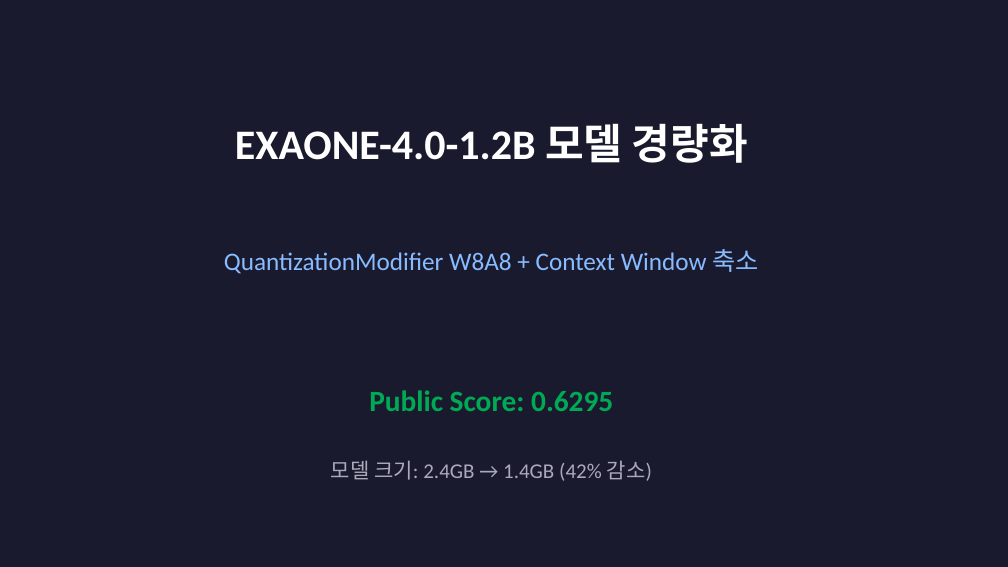
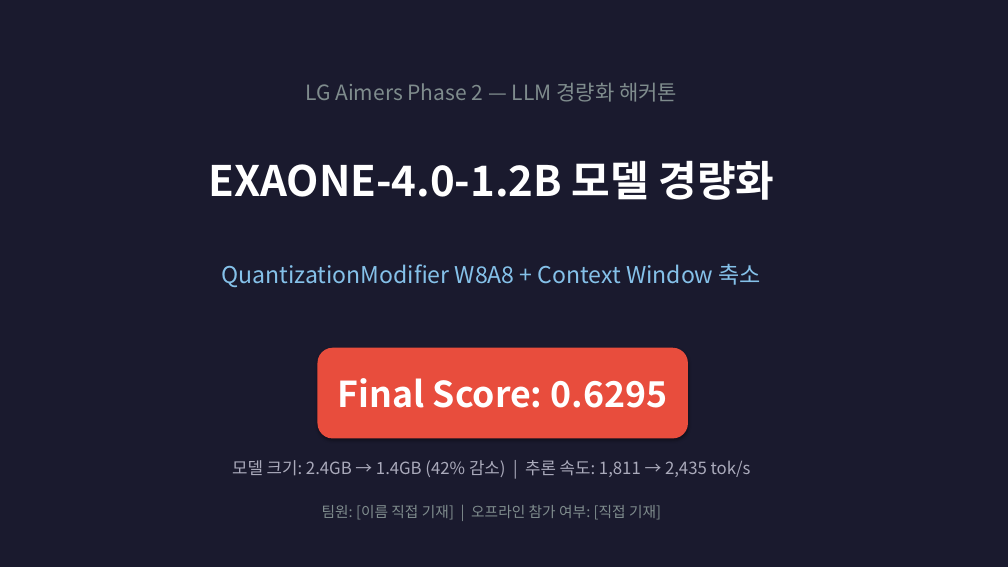
Before and after one commit to his0si/EXAONE-4.0-1.2B, a slide deck: slide 1 of submission/solution.pptx. Drawn at 1008x567 pixels with LibreOffice and Linux fonts; fonts in the diff are those of the drawing. Boxes give left, top, right and bottom in pixels: in the first picture for what was removed or moved away, otherwise in the second. Text is boxed around its words. In the diff, an @@ line names an element or a change of style, - is before the commit and + after.

```diff
--- a/submission/solution.pptx
+++ b/submission/solution.pptx
@@ text added at <box>305,82,677,102</box>, 20 pt, text #7F8C8D @@
+LG Aimers Phase 2 — LLM 경량화 해커톤
@@ text "EXAONE-4.0-1.2B 모델 경량화": place and size @@
-text "EXAONE-4.0-1.2B 모델 경량화" at <box>235,123,748,163</box>
+text "EXAONE-4.0-1.2B 모델 경량화" at <box>208,160,774,200</box>
@@ text "EXAONE-4.0-1.2B 모델 경량화" at <box>208,160,774,200</box>: font Calibri to Noto Sans CJK KR @@
@@ text "QuantizationModifier W8A8 + Context Window ...": place and size @@
-text "QuantizationModifier W8A8 + Context Window ..." at <box>224,249,759,274</box>
+text "QuantizationModifier W8A8 + Context Window ..." at <box>222,264,761,287</box>
@@ text "QuantizationModifier W8A8 + Context Window ..." at <box>222,264,761,287</box>: size 24 to 22 pt, font Calibri to Noto Sans CJK KR, text colour #88BBFF to #85C1E9 @@
@@ rounded rectangle "Final Score: 0.6295": place and size @@
-rounded rectangle "Final Score: 0.6295" at <box>369,390,613,411</box>
+rounded rectangle "Final Score: 0.6295" at <box>318,348,688,439</box>
@@ rounded rectangle "Final Score: 0.6295" at <box>318,348,688,439</box>: vertical alignment top to middle; fill none to #E84D3D; shadow on @@
@@ text in rounded rectangle at <box>338,378,668,408</box>: text changed; size 28 to 34 pt; font Calibri to Noto Sans CJK KR; text colour #00AA55 to #FFFFFF @@
-Public Score: 0.6295
+Final Score: 0.6295
@@ text at <box>232,460,751,477</box>: text changed; size 20 to 16 pt; font Calibri to Noto Sans CJK KR @@
-모델 크기: 2.4GB → 1.4GB (42% 감소)
+모델 크기: 2.4GB → 1.4GB (42% 감소) | 추론 속도: 1,811 → 2,435 tok/s
@@ text added at <box>322,505,661,520</box>, 14 pt, text #7F8C8D @@
+팀원: [이름 직접 기재] | 오프라인 참가 여부: [직접 기재]
```
Also in this commit, not shown: 4 other slides changed, 2 slides added, 2 slides removed, 5 other files.
